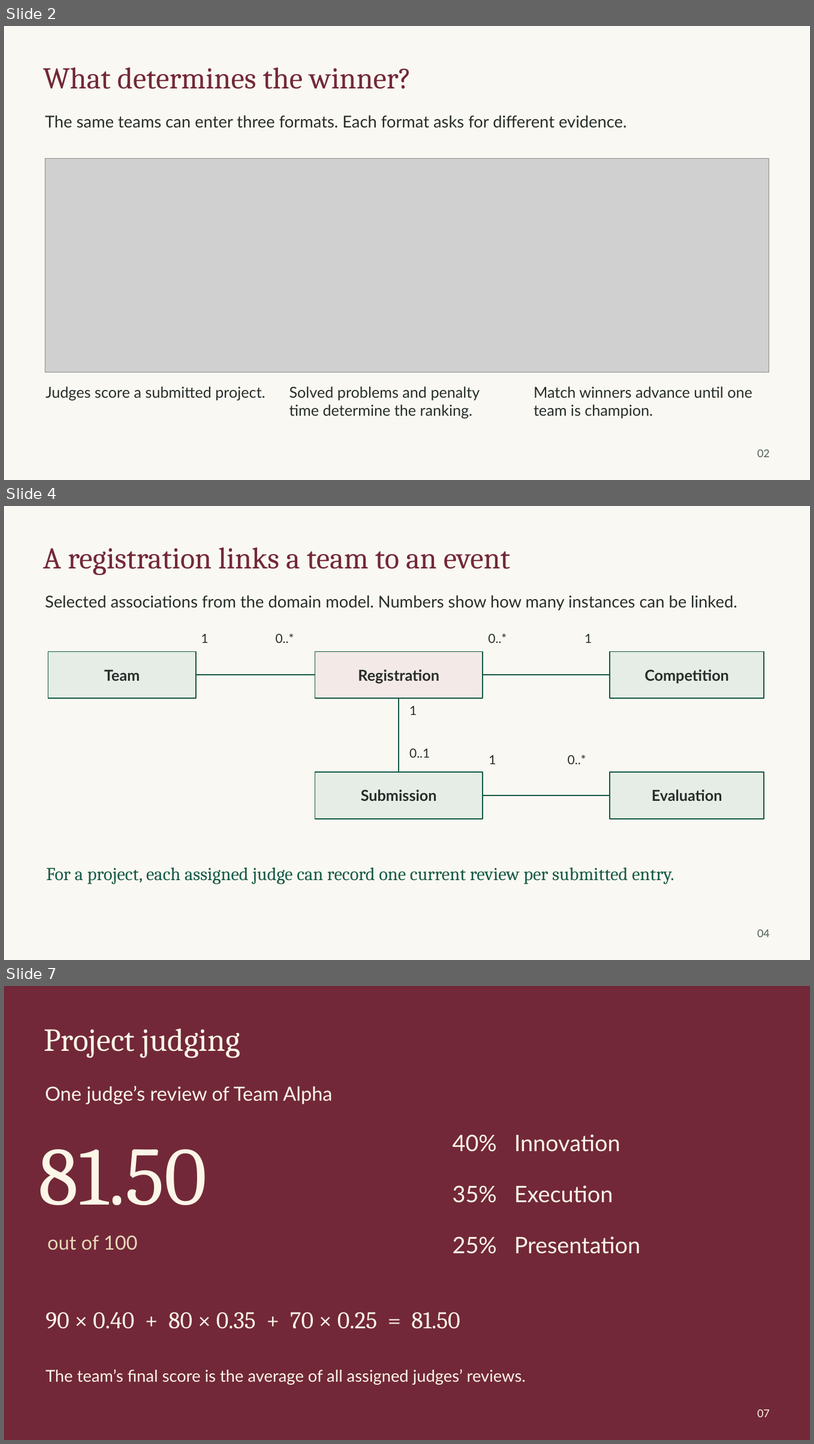
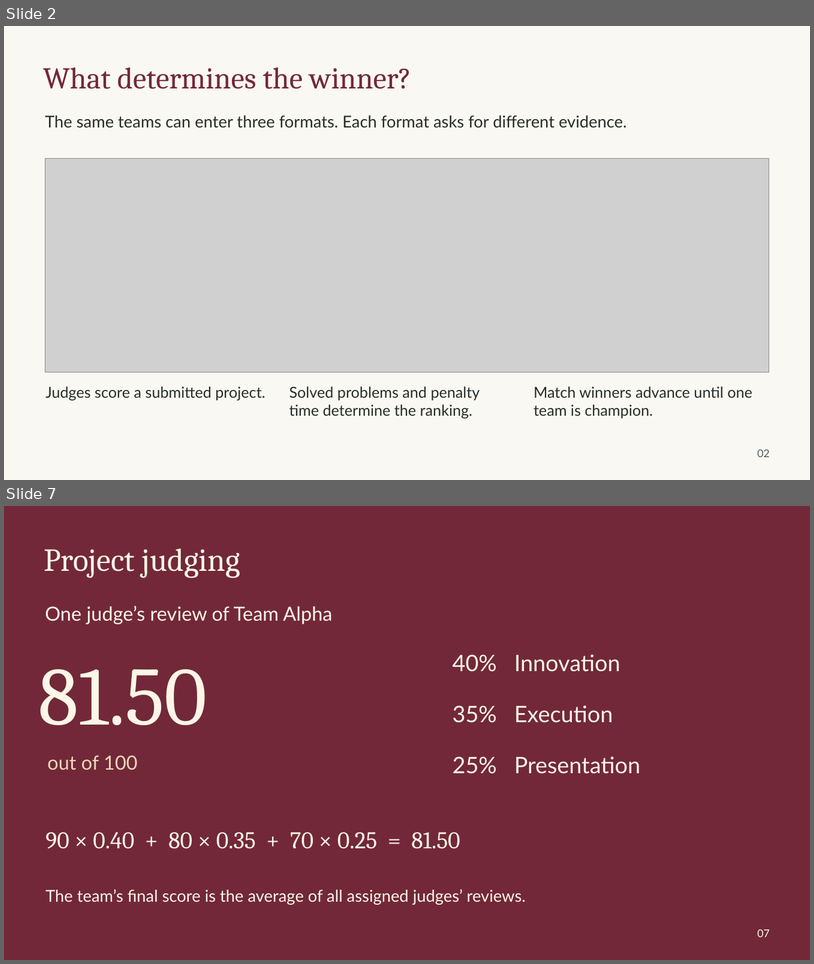
Before and after one commit to V1R3S/OOAD_CCMS, a slide deck: output/presentation/CCMS-OOAD-presentation.pptx. Shown one above the other, each under a label of ours: slides 2, 4 and 7 before the commit, slides 2 and 7 after it; the slides between them are not shown. The pictures are 814x1444 and 814x964 pixels, drawn with LibreOffice and Linux fonts; fonts in the diff are those of the drawing; grey boxes stand for pictures. Boxes give left, top, right and bottom in pixels: in the first picture for what was removed or moved away, otherwise in the second. Text is boxed around its words. In the diff, an @@ line names an element or a change of style, - is before the commit and + after.

```diff
--- a/output/presentation/CCMS-OOAD-presentation.pptx
+++ b/output/presentation/CCMS-OOAD-presentation.pptx
@@ slide 4 removed at <box>4,506,810,960</box>, background #FAF8F2 @@
@@ text removed at <box>43,547,510,575</box> @@
-A registration links a team to an event
@@ text removed at <box>45,595,738,610</box> @@
-Selected associations from the domain model. Numbers show how many instances can be linked.
@@ text removed at <box>201,634,209,643</box> @@
-1
@@ text removed at <box>276,633,294,643</box> @@
-0..*
@@ text removed at <box>488,633,507,643</box> @@
-0..*
@@ text removed at <box>585,634,592,643</box> @@
-1
@@ rectangle removed at <box>48,652,197,699</box> @@
-Team
@@ rectangle removed at <box>315,652,483,699</box> @@
-Registration
@@ rectangle removed at <box>610,652,764,699</box> @@
-Competition
@@ line removed from (197, 675) to (315, 675) @@
@@ line removed from (483, 675) to (610, 675) @@
@@ line removed from (399, 699) to (399, 772) @@
@@ text removed at <box>410,706,417,715</box> @@
-1
@@ text removed at <box>410,748,430,757</box> @@
-0..1
@@ text removed at <box>489,755,496,764</box> @@
-1
@@ text removed at <box>568,754,587,764</box> @@
-0..*
@@ rectangle removed at <box>315,772,483,819</box> @@
-Submission
@@ rectangle removed at <box>610,772,764,819</box> @@
-Evaluation
@@ line removed from (483, 795) to (610, 795) @@
@@ text removed at <box>46,867,675,884</box> @@
-For a project, each assigned judge can record one current review per submitted entry.
@@ text removed at <box>758,929,770,937</box> @@
-04
```
Also in this commit, not shown: 9 slides added, 4 other slides removed, 3 other files.
